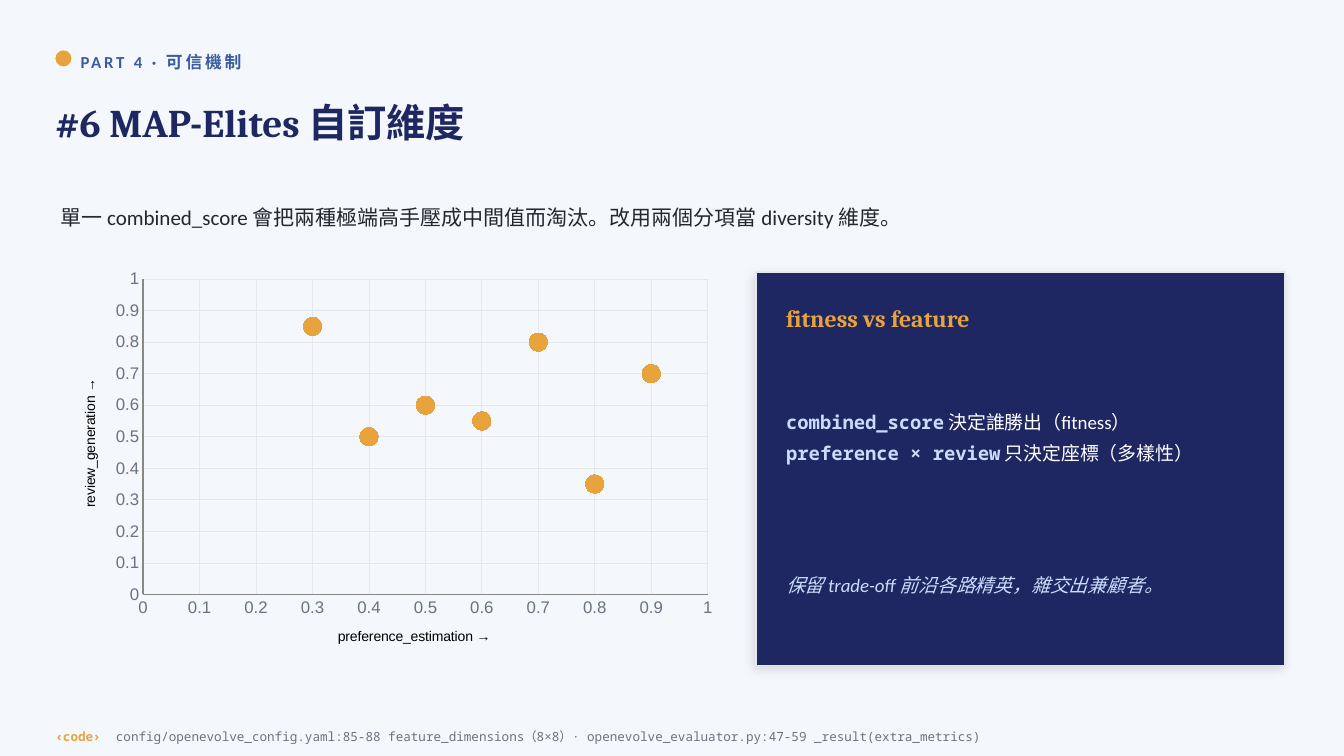
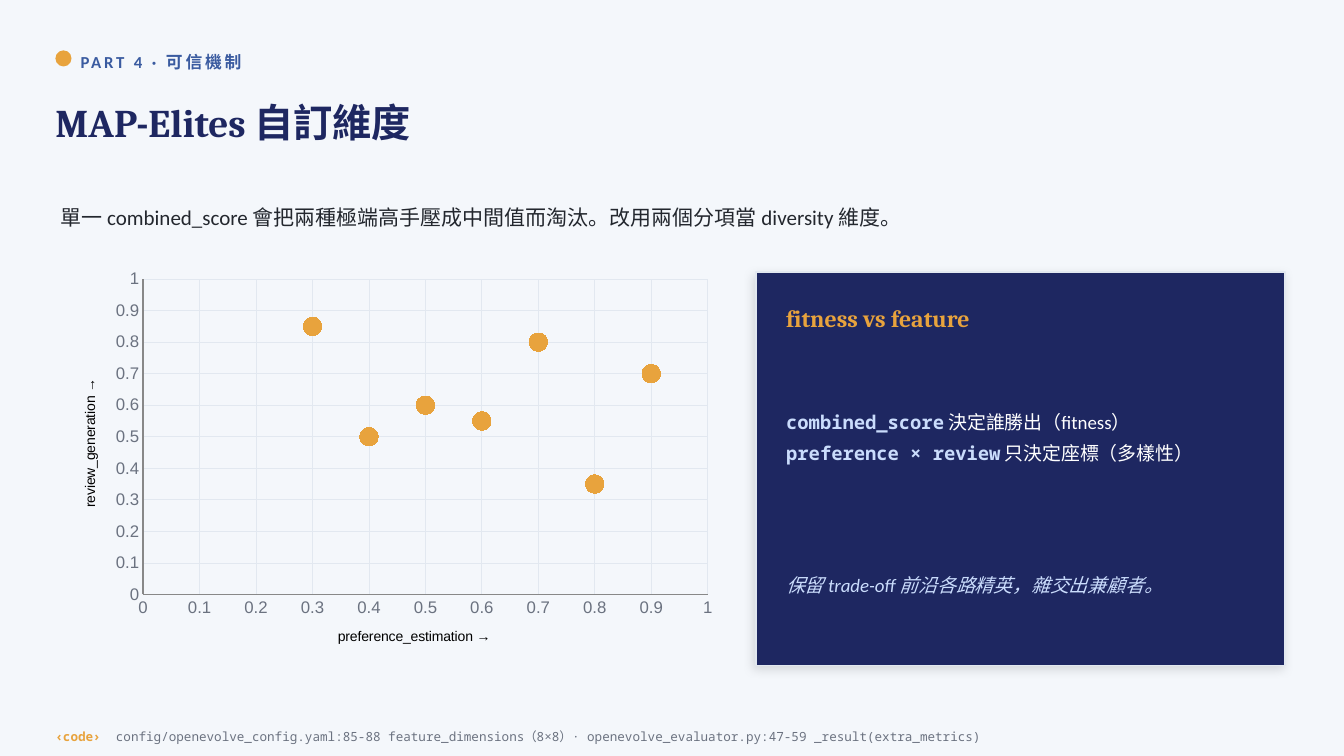
Before and after one commit to yuchieh/AgentSocietyChallenge_OpenEvolve, a slide deck: slide 17 of docs/slides/人AI進化_整合教學投影片.pptx. Drawn at 1344x756 pixels with LibreOffice and Linux fonts; fonts in the diff are those of the drawing. Boxes give left, top, right and bottom in pixels: in the first picture for what was removed or moved away, otherwise in the second. Text is boxed around its words. In the diff, an @@ line names an element or a change of style, - is before the commit and + after.

```diff
--- a/docs/slides/人AI進化_整合教學投影片.pptx
+++ b/docs/slides/人AI進化_整合教學投影片.pptx
@@ text at (55,103,411,141): text changed @@
-#6 MAP-Elites 自訂維度
+MAP-Elites 自訂維度
```
Also in this commit, not shown: 7 other slides changed, 1 other file.
